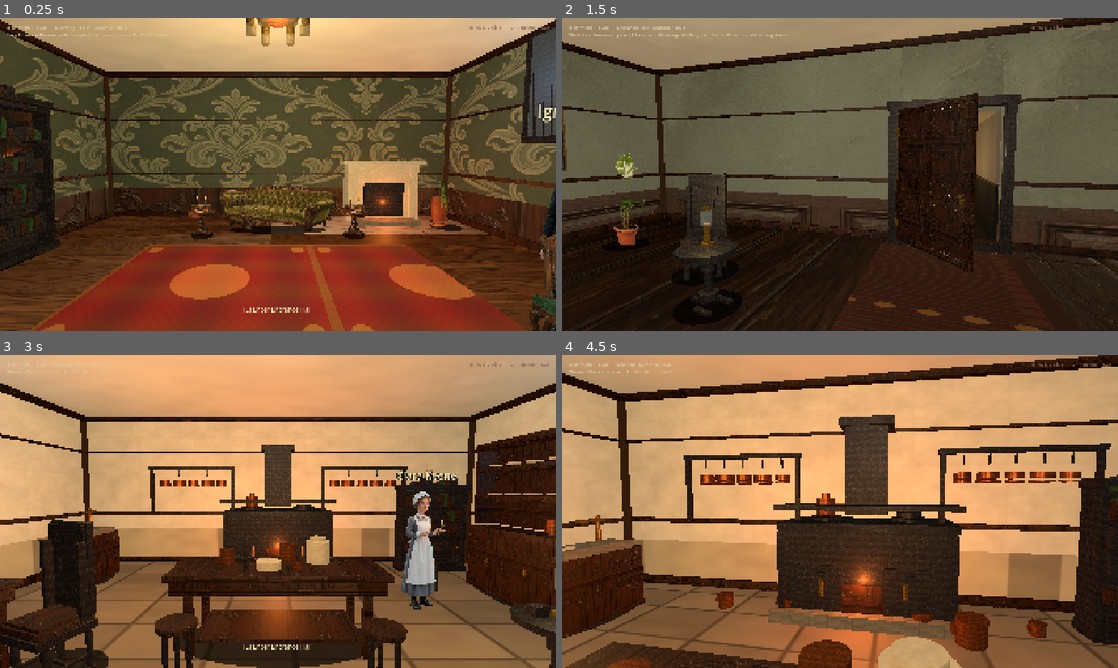
Above: before the commit, frames 1-4 (two rows, left to right).
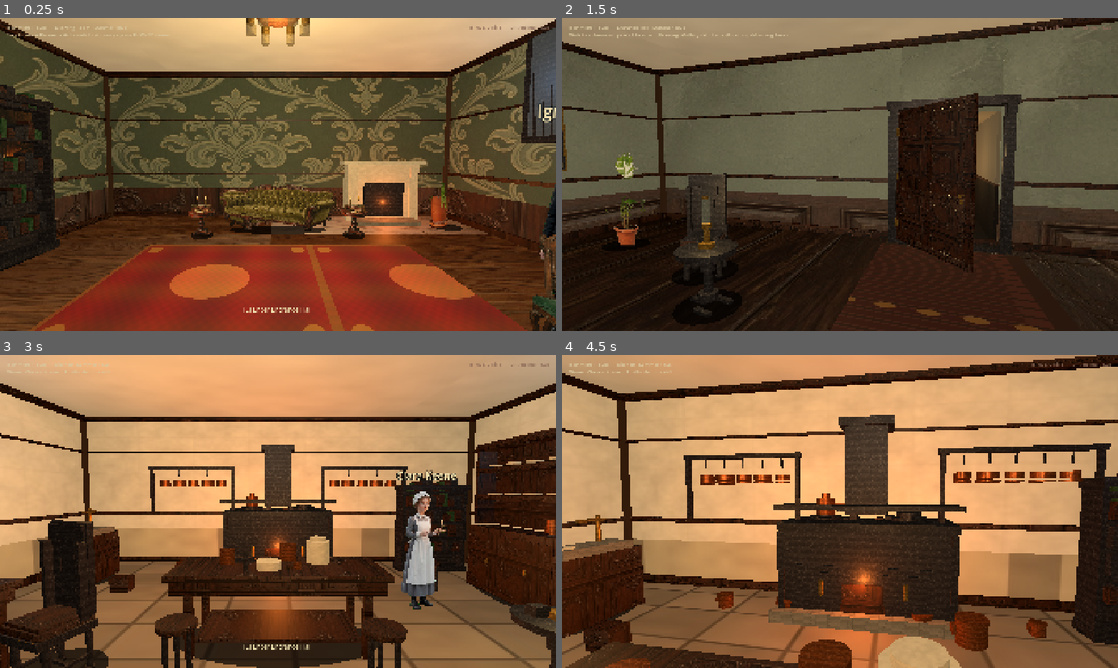
Above: after the commit, the same moments.

Repository: drakewing-eng/aetheric-engine
Game: Godot game, scene res://scenes/fps_main.tscn
Same seed, same stepped clock (60 frames per second), same inputs: the game is played once before the commit and once after it.
Inputs (mouse positions are in pixels of both pictures, inside the frame that each line leads up to):
- Up to frame 1 (0.25 s): no input
- Up to frame 2 (1.5 s): tap Enter at 0.5 s; move the mouse to (867, 174) at 0.52 s; hold E (interact) 0.53-1.28 s; hold W (move_forward) from 0.53 s (still down); click (867, 174) at 0.67 s; move the mouse to (812, 174) at 1.27 s; tap E (interact) at 1.35 s
- Up to frame 3 (3 s): keep holding W (move_forward); tap E (interact) at 2, 2.85 s; move the mouse to (289, 505) at 2.02 s; hold E (interact) 2.03-2.78 s; move the mouse to (272, 517) at 2.77 s; click (272, 517) at 2.92 s
- Up to frame 4 (4.5 s): keep holding W (move_forward); move the mouse to (878, 514) at 3.52 s; hold E (interact) 3.53-4.28 s; move the mouse to (795, 508) at 4.27 s; tap E (interact) at 4.35 s

The runs differ from the first frame. In frame 1, less than 0.1% of the frame differs, in the area x 79-80%, y 52-54%; in frame 2, 0.2%; in frame 3, 0.3%; in frame 4, 2.1%, in the area x 0-100%, y 0-100%.

Commit message:
visual loop 8: fern cleanup, morning hall paper, workshop runner, kitchen shelf, oil lamp chimney

Diff:
--- a/aetheric-engine-godot/scripts/fps_props.gd
+++ b/aetheric-engine-godot/scripts/fps_props.gd
@@ -383,17 +383,19 @@
 	for a in [0.0, 120.0, 240.0]:
 		var rad := deg_to_rad(a)
 		_add_box(root, Vector3(cos(rad) * 0.16, 0.04, sin(rad) * 0.16), Vector3(0.22, 0.04, 0.06), MAHOGANY_DARK, true, 0.45)
-	# Argand-style oil lamp (brass column + glass chimney, not modern drum shade)
-	_add_cylinder(root, Vector3(0, 0.7, 0), 0.06, 0.04, BRASS, false, 0.28, true)
-	_add_cylinder(root, Vector3(0, 0.82, 0), 0.035, 0.2, BRASS, false, 0.3, true)
-	_add_cylinder(root, Vector3(0, 0.98, 0), 0.055, 0.16, Color(0.7, 0.82, 0.88, 0.45), false, 0.12, true)
-	_add_cylinder(root, Vector3(0, 1.08, 0), 0.04, 0.04, BRASS, false, 0.28, true)
+	# Argand oil lamp: wide brass base, slender column, tall glass chimney
+	_add_cylinder(root, Vector3(0, 0.69, 0), 0.08, 0.05, BRASS, false, 0.28, true)
+	_add_cylinder(root, Vector3(0, 0.78, 0), 0.03, 0.16, BRASS.darkened(0.05), false, 0.3, true)
+	_add_cylinder(root, Vector3(0, 0.9, 0), 0.045, 0.05, BRASS, false, 0.28, true)
+	# Tall cool glass chimney (reads as lamp, not white drum)
+	_add_cylinder(root, Vector3(0, 1.05, 0), 0.04, 0.28, Color(0.75, 0.88, 0.92, 0.4), false, 0.1, true)
+	_add_cylinder(root, Vector3(0, 1.2, 0), 0.03, 0.03, BRASS, false, 0.28, true)
 	_add_box(root, Vector3(0.12, 0.68, 0.08), Vector3(0.12, 0.14, 0.09), _book_color(2), false)
 	_add_contact_shadow(root, 0.34, 0.34)
 	var lamp := OmniLight3D.new()
 	lamp.light_color = Color(1.0, 0.85, 0.55)
-	lamp.light_energy = 0.4
-	lamp.omni_range = 2.4
+	lamp.light_energy = 0.45
+	lamp.omni_range = 2.5
 	lamp.position = Vector3(0, 1.0, 0)
 	root.add_child(lamp)
 	return root
--- a/aetheric-engine-godot/scripts/fps_rooms.gd
+++ b/aetheric-engine-godot/scripts/fps_rooms.gd
@@ -328,13 +328,14 @@
 		"spawn": [0.0, 0.0, 2.5],
 		"spawn_yaw": 0.0,
 		"wall_style": "victorian",
-		# Soft striped morning paper (pale blue-cream — keep distinct from drawing room)
-		"wallpaper": TEX + "wallpaper_morning.jpg",
+		# Soft hall paper has more texture than blank morning white (still distinct from drawing damask)
+		"wallpaper": TEX + "wallpaper_hall.jpg",
 		"wainscot": TEX + "wainscot_morning.jpg",
 		"floor_texture": TEX + "floor_morning.jpg",
 		"floor_color": Color(0.38, 0.28, 0.18),
-		"light_energy": 1.2,
-		"light_color": Color(0.95, 0.9, 0.78),
+		"light_energy": 1.25,
+		"light_color": Color(0.98, 0.92, 0.78),
+		"ceiling_color": Color(0.9, 0.88, 0.82),
 		"walls": {},
 		"features": [
 			{"kind": "window", "pos": [3.85, 1.85, 0.0], "yaw": -90.0, "width": 1.3, "height": 2.0},
@@ -449,6 +450,17 @@
 			{"kind": "chalk_board", "pos": [4.3, 0.0, -1.5], "yaw": -90.0},
 			{"kind": "chalk_board", "pos": [-2.0, 0.0, -4.1], "yaw": 0.0},
 			{"kind": "tool_rack", "pos": [4.3, 0.0, 2.0], "yaw": -90.0},
+			# Floor density (was empty expanse)
+			{
+				"kind": "rug",
+				"pos": [0.0, 0.0, 0.0],
+				"size": [2.0, 5.5],
+				"texture": "res://assets/rooms/textures/hall_runner.jpg",
+			},
+			{"kind": "crate", "pos": [1.5, 0.0, 3.0], "scale": 0.7},
+			{"kind": "crate", "pos": [-2.0, 0.0, 2.8], "scale": 0.55},
+			{"kind": "copper_pot", "pos": [2.2, 0.0, 1.2], "scale": 0.7},
+			{"kind": "stool", "pos": [-3.0, 0.0, 0.5], "yaw": 45.0},
 		],
 		"doors": [
 			{
@@ -610,6 +622,10 @@
 			# Hanging copper rail over empty north plaster
 			{"kind": "pot_rack", "pos": [-1.8, 0.0, 3.35], "yaw": 0.0},
 			{"kind": "pot_rack", "pos": [1.8, 0.0, 3.35], "yaw": 0.0},
+			# High shelf of crocks on north wall
+			{"kind": "bookshelf", "pos": [0.0, 0.0, 3.55], "yaw": 180.0, "width": 1.6, "height": 1.2},
+			{"kind": "copper_pot", "pos": [-2.8, 0.0, 2.5], "scale": 0.65},
+			{"kind": "crate", "pos": [2.6, 0.0, 2.0], "scale": 0.55},
 		],
 		"doors": [
 			{
Binary file changed: aetheric-engine-godot/assets/props/plants/plant_fern.png
Binary file changed: aetheric-engine-godot/assets/props/plants/plant_palm.png
